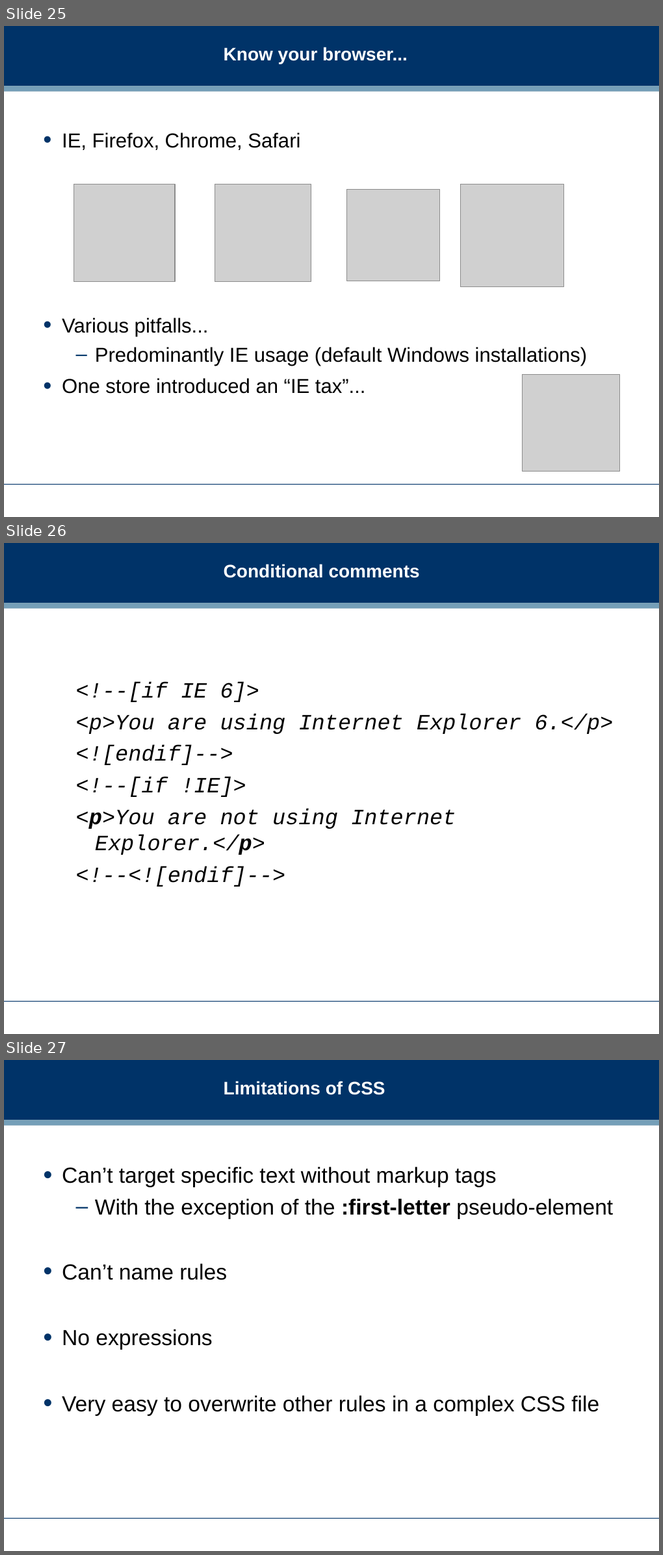
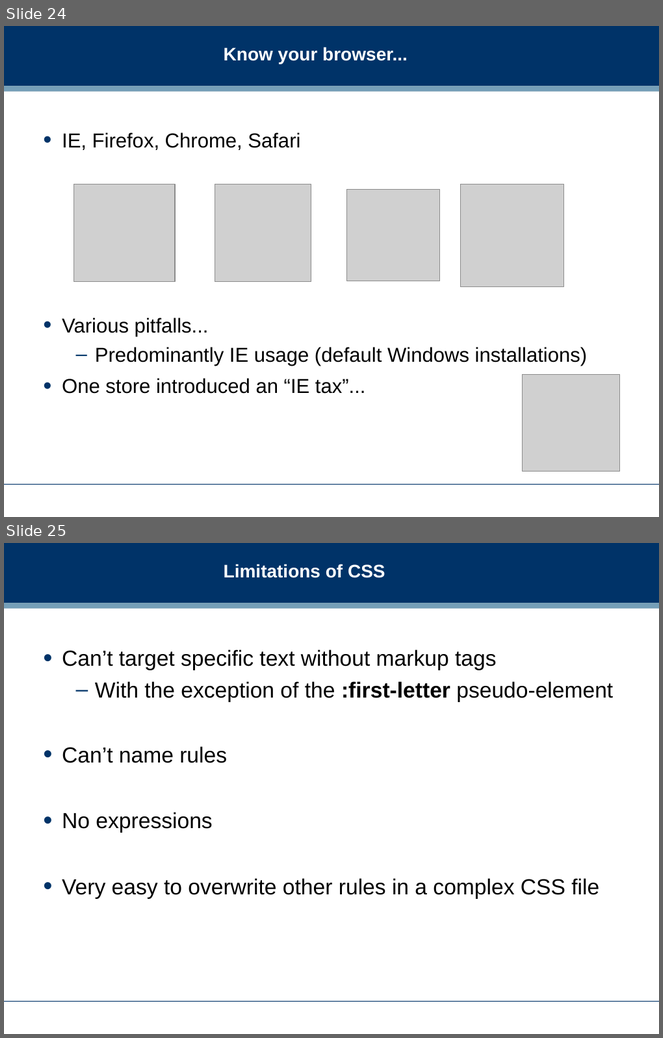
Before and after one commit to dreamind/ix, a slide deck: lectures/presenting-data/css.ppt. Shown one above the other, each under a label of ours: slides 25, 26 and 27 before the commit, slides 24 and 25 after it. The pictures are 663x1555 and 663x1038 pixels, drawn with LibreOffice and Linux fonts; fonts in the diff are those of the drawing; grey boxes stand for pictures; background and template pictures are left out. Boxes give left, top, right and bottom in pixels: in the first picture for what was removed or moved away, otherwise in the second. Text is boxed around its words. In the diff, an @@ line names an element or a change of style, - is before the commit and + after.

```diff
--- a/lectures/presenting-data/css.ppt
+++ b/lectures/presenting-data/css.ppt
@@ slide 26 removed at (4,543,659,1034), background #FFFFFF; not listed: 3 template elements that a slide beside it also shows @@
@@ title removed at (224,564,420,578) @@
-Conditional comments
@@ text removed at (76,682,614,887) @@
-  <!--[if IE 6]>
-  <p>You are using Internet Explorer 6.</p>
-  <![endif]-->
-  <!--[if !IE]>
-  <p>You are not using Internet Explorer.</p>
-  <!--<![endif]-->
@@ what was slide 25 is now slide 24 @@
@@ what was slide 27 is now slide 25 @@
```
Also in this commit, not shown: 2 slides changed, 1 slide added, 2 other slides removed, 1 other file.
